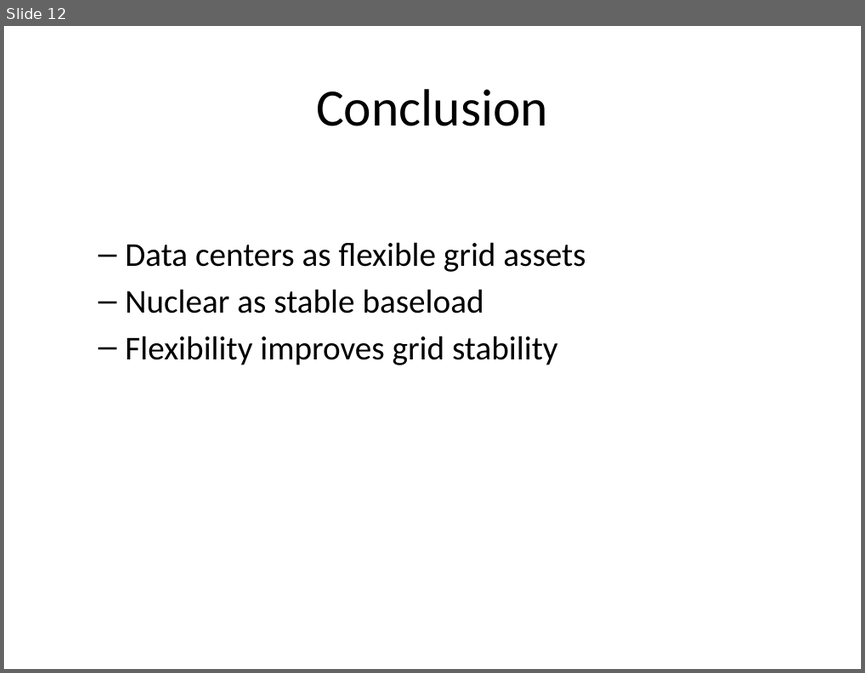
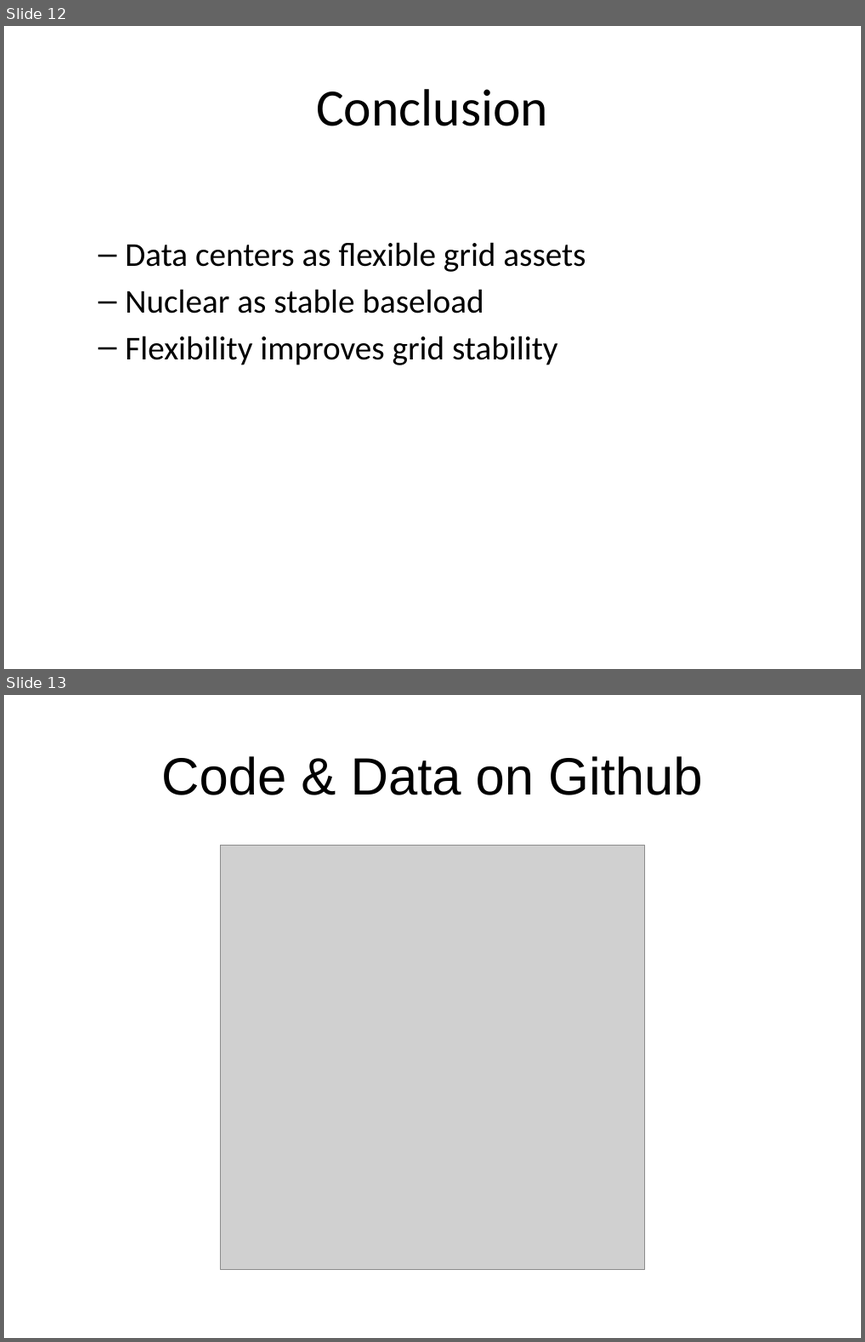
Before and after one commit to RFAedu/EECE6370_Report002, a slide deck: Report002_Presentation.pptx. Shown one above the other, each under a label of ours: slide 12 before the commit, slides 12 and 13 after it. The pictures are 865x673 and 865x1342 pixels, drawn with LibreOffice and Linux fonts; fonts in the diff are those of the drawing; grey boxes stand for pictures; background and template pictures are left out. Boxes give left, top, right and bottom in pixels: in the first picture for what was removed or moved away, otherwise in the second. Text is boxed around its words. In the diff, an @@ line names an element or a change of style, - is before the commit and + after.

```diff
--- a/Report002_Presentation.pptx
+++ b/Report002_Presentation.pptx
@@ slide 13 added at (4, 695, 861, 1338), background picture (left out) @@
@@ title added at (161, 756, 702, 795), 44 pt, text #000000 @@
+Code & Data on Github
@@ picture added at (221, 845, 645, 1269) @@
```
Also in this commit, not shown: 4 slides changed.
